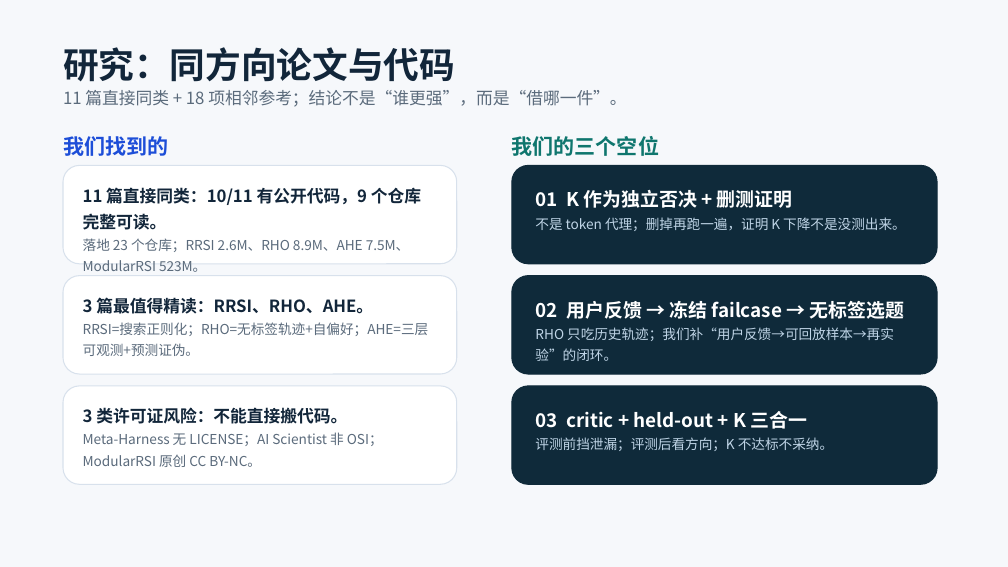
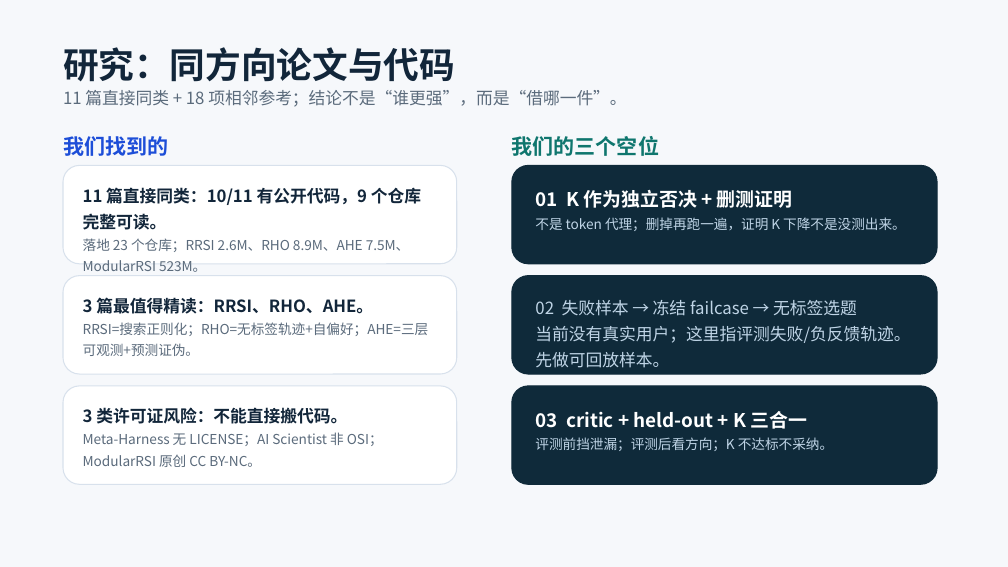
Before and after one commit to Molight1007/zigaijin, a slide deck: slide 3 of 论文准备/组会_20261107/周报_20261107_组会.pptx. Drawn at 1008x567 pixels with LibreOffice and Linux fonts; fonts in the diff are those of the drawing. Boxes give left, top, right and bottom in pixels: in the first picture for what was removed or moved away, otherwise in the second. Text is boxed around its words. In the diff, an @@ line names an element or a change of style, - is before the commit and + after.

```diff
--- a/论文准备/组会_20261107/周报_20261107_组会.pptx
+++ b/论文准备/组会_20261107/周报_20261107_组会.pptx
@@ text at [535, 300, 910, 368]: text changed; size 13 to 16 pt @@
-02 用户反馈 → 冻结 failcase → 无标签选题
-RHO 只吃历史轨迹；我们补“用户反馈→可回放样本→再实验”的闭环。
+02 失败样本 → 冻结 failcase → 无标签选题
+当前没有真实用户；这里指评测失败/负反馈轨迹。先做可回放样本。
```
Also in this commit, not shown: 1 other slide changed, 2 other files.
